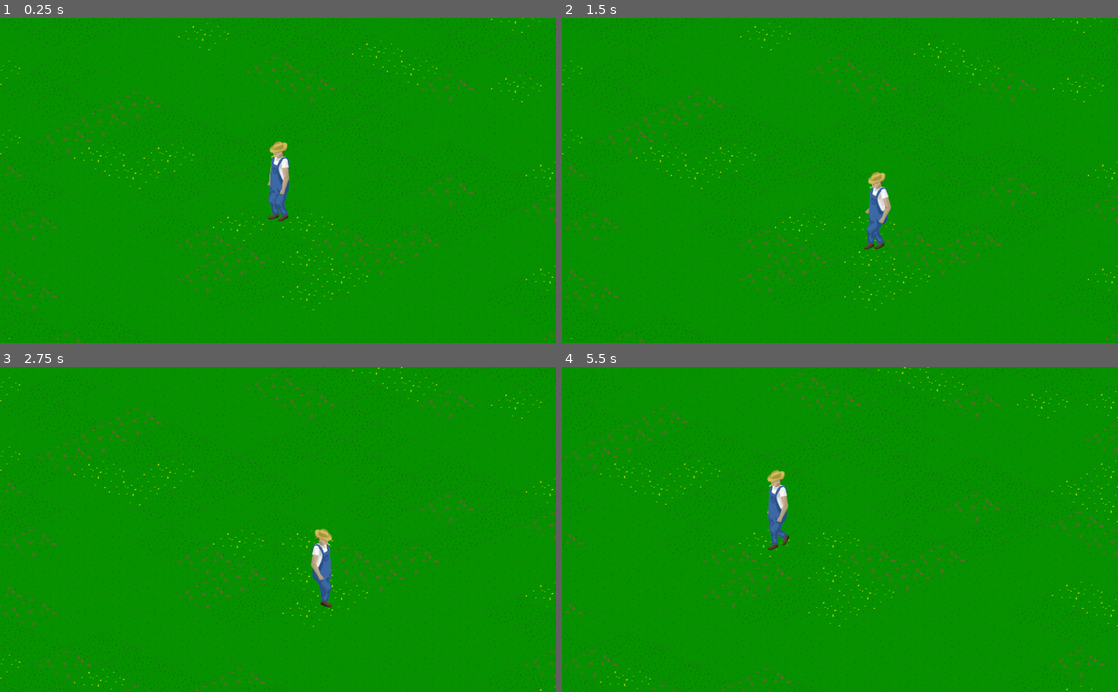
Above: before the commit, frames 1-4 (two rows, left to right).
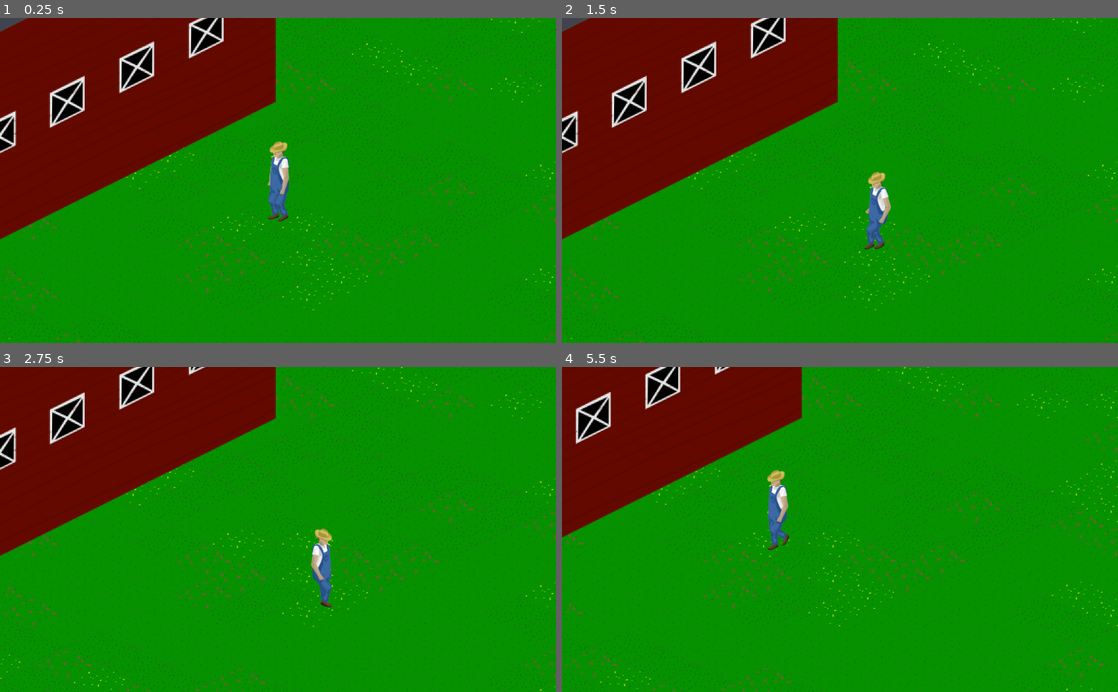
Above: after the commit, the same moments.

Repository: CodeChomper/LDJam46
Game: Godot game, scene res://Scenes/Farm.tscn
Same seed, same stepped clock (60 frames per second), same inputs: the game is played once before the commit and once after it.
Inputs:
- Up to frame 1 (0.25 s): no input
- Up to frame 2 (1.5 s): tap Enter at 0.5 s; hold Right (ui_right) 0.53-1.28 s; hold Down (ui_down) from 1.28 s (still down)
- Up to frame 3 (2.75 s): release Down (ui_down) at 2.03 s; hold Right (ui_right) from 2.03 s (still down)
- Up to frame 4 (5.5 s): release Right (ui_right) at 2.78 s; hold Up (ui_up) 2.78-3.53 s; hold Left (ui_left) 3.53-5.03 s; hold Down (ui_down) from 5.03 s (still down)

The runs differ from the first frame. In frame 1, 23% of the frame differs, in the area x 0-50%, y 0-69%; in frame 2, 23%; in frame 3, 18%; in frame 4, 15%.

Commit message:
Added Barn

Diff:
--- a/Scenes/Farm.tscn
+++ b/Scenes/Farm.tscn
@@ -1,7 +1,8 @@
-[gd_scene load_steps=4 format=2]
+[gd_scene load_steps=5 format=2]
 
 [ext_resource path="res://GrasTiles.png" type="Texture" id=1]
 [ext_resource path="res://Scenes/Farmer.tscn" type="PackedScene" id=2]
+[ext_resource path="res://Barn.png" type="Texture" id=3]
 
 [sub_resource type="TileSet" id=1]
 0/name = "GrasTiles.png 0"
@@ -38,5 +39,16 @@
 format = 1
 tile_data = PoolIntArray( -851982, 0, 0, -851981, 0, 0, -851980, 0, 0, -851979, 0, 0, -851978, 0, 0, -851977, 0, 0, -85 …(17507 unchanged characters)…
 
-[node name="Farmer" parent="." instance=ExtResource( 2 )]
+[node name="YSort" type="YSort" parent="."]
+
+[node name="Farmer" parent="YSort" instance=ExtResource( 2 )]
 position = Vector2( 517.032, 298.815 )
+
+[node name="Barn" type="Sprite" parent="YSort"]
+scale = Vector2( 2, 2 )
+texture = ExtResource( 3 )
+
+[node name="StaticBody2D" type="StaticBody2D" parent="YSort/Barn"]
+
+[node name="CollisionPolygon2D" type="CollisionPolygon2D" parent="YSort/Barn/StaticBody2D"]
+polygon = PoolVector2Array( -255.842, 93.5006, -64.2624, 174.553, 255.212, 28.2373, 255.738, -30.1838, -254.789, 2.44781 )
Binary file added: Barn.png
Not shown, added: Barn.png.import
Binary file added: Barn_bak.png
Not shown, added: Barn_bak.png.import
Not shown, changed: GrassTiles.afdesign
